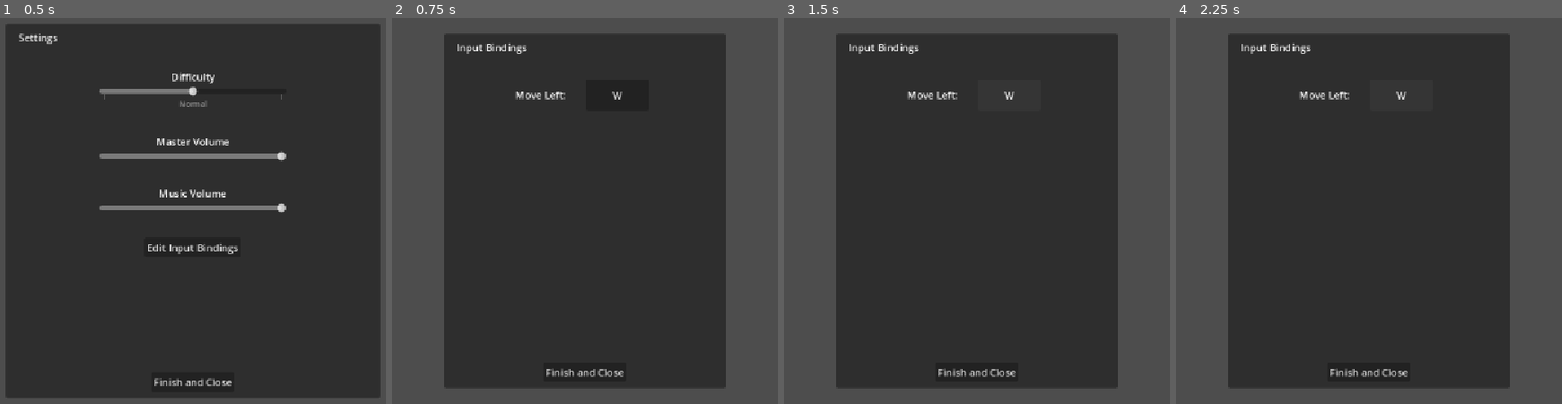
Above: before the commit, frames 1-4 (left to right).
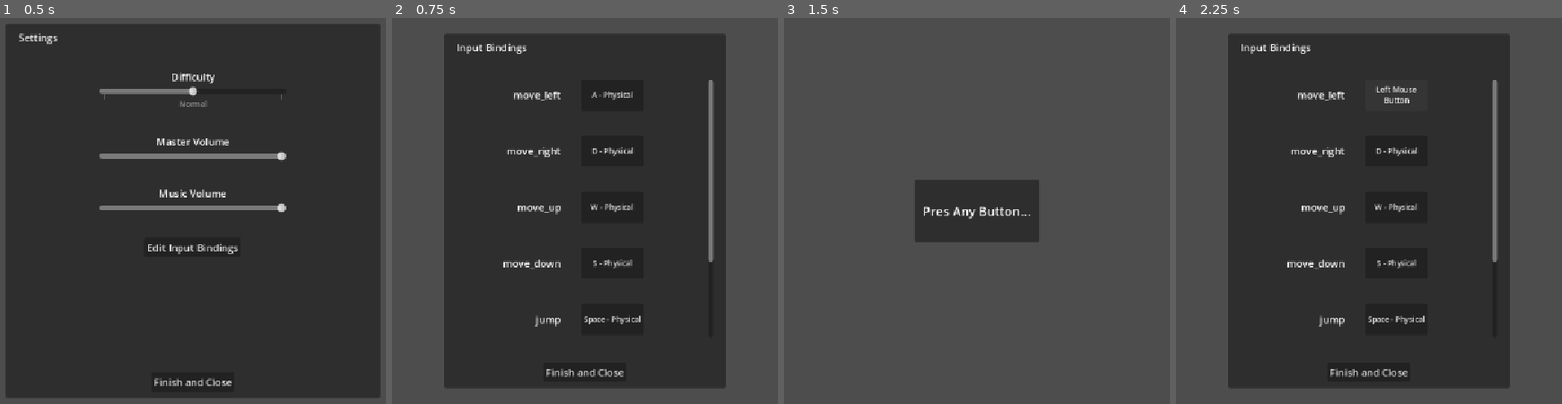
Above: after the commit, the same moments.

Repository: coco4332/Week6-Accessibility
Game: Godot game, scene res://obj/ui/menu_setttings.tscn
Same seed, same stepped clock (60 frames per second), same inputs: the game is played once before the commit and once after it. The project has no main scene, so this scene is started directly.
Inputs (mouse positions are in pixels of both pictures, inside the frame that each line leads up to):
- Up to frame 1 (0.5 s): no input
- Up to frame 2 (0.75 s): click "Edit Input Bindings" at 0.5 s
- Up to frame 3 (1.5 s): click (1007, 95) at 1.25 s, where only the run before the commit has a clickable "W"
- Up to frame 4 (2.25 s): click (1399, 95) at 2 s, where only the run before the commit has a clickable "W"

Frame 1 is identical in both runs. In frame 2, 2.0% of the frame differs, in the area x 28-84%, y 16-80%; in frame 3, 60%, in the area x 13-87%, y 4-96%; in frame 4, 2.1%.

Commit message:
implement key rebinding

Diff:
--- a/week-6-accessibility/obj/ui/menu_setttings.tscn
+++ b/week-6-accessibility/obj/ui/menu_setttings.tscn
@@ -3,7 +3,9 @@
 [ext_resource type="Script" uid="uid://dw0kgujospif6" path="res://src/ui/difficulty_label.gd" id="1_ce0xg"]
 [ext_resource type="Script" uid="uid://exj6e0kef6un" path="res://src/ui/settings.gd" id="1_jdtyy"]
 [ext_resource type="Script" uid="uid://cy0mxu1j2a6cx" path="res://src/ui/submenu_button.gd" id="3_6kawi"]
-[ext_resource type="Script" uid="uid://cq2qi7hiksda6" path="res://src/ui/menu.gd" id="3_tr161"]
+[ext_resource type="Script" uid="uid://cuni54bwj62qj" path="res://src/ui/input_bindings.gd" id="4_it18t"]
+[ext_resource type="Script" uid="uid://bahllducjarra" path="res://src/ui/input_binding.gd" id="5_2n160"]
+[ext_resource type="Script" uid="uid://cwd3vd4wmih8m" path="res://src/ui/listen_for_input.gd" id="5_it18t"]
 
 [node name="Setttings" type="Control" unique_id=669599504]
 layout_mode = 3
@@ -15,6 +17,7 @@
 
 [node name="Main" type="Control" parent="." unique_id=824564387 node_paths=PackedStringArray("difficulty_slider", "master_vol_slider", "music_vol_slider", "close_button")]
 layout_mode = 1
+anchors_preset = 15
 anchor_right = 1.0
 anchor_bottom = 1.0
 offset_left = 276.0
@@ -140,8 +143,9 @@
 layout_mode = 2
 text = "Finish and Close"
 
-[node name="InputBindings" type="Control" parent="." unique_id=110441634 node_paths=PackedStringArray("close_button")]
-layout_mode = 1
+[node name="InputBindings" type="Control" parent="." unique_id=1215993759 node_paths=PackedStringArray("control_blueprint", "close_button")]
+layout_mode = 1
+anchors_preset = 15
 anchor_right = 1.0
 anchor_bottom = 1.0
 offset_left = 350.0
@@ -150,10 +154,11 @@
 offset_bottom = -40.0
 grow_horizontal = 2
 grow_vertical = 2
-script = ExtResource("3_tr161")
+script = ExtResource("4_it18t")
+control_blueprint = NodePath("Panel/OuterContainer/ScrollContainer/InputControls/Binding")
 close_on_start = true
 close_button = NodePath("Panel/OuterContainer/OuterControls/CloseButton")
-metadata/_custom_type_script = "uid://cq2qi7hiksda6"
+metadata/_custom_type_script = "uid://cuni54bwj62qj"
 
 [node name="Panel" type="Panel" parent="InputBindings" unique_id=1230251625]
 layout_mode = 1
@@ -189,26 +194,39 @@
 size_flags_horizontal = 3
 theme_override_constants/separation = 40
 
-[node name="Binding" type="HBoxContainer" parent="InputBindings/Panel/OuterContainer/ScrollContainer/InputControls" unique_id=1923959136]
+[node name="Binding" type="HBoxContainer" parent="InputBindings/Panel/OuterContainer/ScrollContainer/InputControls" unique_id=480621551 node_paths=PackedStringArray("label", "button")]
 layout_mode = 2
 alignment = 1
+script = ExtResource("5_2n160")
+label = NodePath("Label")
+button = NodePath("InputKey")
+metadata/_custom_type_script = "uid://bahllducjarra"
 
 [node name="Label" type="Label" parent="InputBindings/Panel/OuterContainer/ScrollContainer/InputControls/Binding" unique_id=1837165203]
+custom_maximum_size = Vector2(175, -1)
 layout_mode = 2
 size_flags_horizontal = 3
-text = "Move Left:"
+text = "Move Left"
 horizontal_alignment = 2
+autowrap_mode = 3
 
 [node name="Spacer" type="Control" parent="InputBindings/Panel/OuterContainer/ScrollContainer/InputControls/Binding" unique_id=253517407]
 custom_minimum_size = Vector2(25, 0)
 layout_mode = 2
 
-[node name="InputKey" type="Button" parent="InputBindings/Panel/OuterContainer/ScrollContainer/InputControls/Binding" unique_id=1912637212]
+[node name="InputKey" type="Button" parent="InputBindings/Panel/OuterContainer/ScrollContainer/InputControls/Binding" unique_id=1683931251 node_paths=PackedStringArray("parent_menu", "submenu")]
 custom_minimum_size = Vector2(100, 50)
+custom_maximum_size = Vector2(100, 50)
 layout_mode = 2
 size_flags_horizontal = 4
 size_flags_vertical = 0
+theme_override_font_sizes/font_size = 12
 text = "W"
+autowrap_mode = 3
+script = ExtResource("3_6kawi")
+parent_menu = NodePath("../../../../../..")
+submenu = NodePath("../../../../../../../ListenForInput")
+metadata/_custom_type_script = "uid://cy0mxu1j2a6cx"
 
 [node name="EndSpacer" type="Control" parent="InputBindings/Panel/OuterContainer/ScrollContainer/InputControls/Binding" unique_id=1954276578]
 custom_minimum_size = Vector2(100, 0)
@@ -222,4 +240,42 @@
 layout_mode = 2
 text = "Finish and Close"
 
+[node name="ListenForInput" type="Control" parent="." unique_id=329420070 node_paths=PackedStringArray("parent_menu")]
+layout_mode = 1
+anchors_preset = 15
+anchor_right = 1.0
+anchor_bottom = 1.0
+grow_horizontal = 2
+grow_vertical = 2
+script = ExtResource("5_it18t")
+close_on_start = true
+parent_menu = NodePath(".")
+metadata/_custom_type_script = "uid://cwd3vd4wmih8m"
+
+[node name="Panel" type="Panel" parent="ListenForInput" unique_id=458115479]
+layout_mode = 1
+anchors_preset = -1
+anchor_left = 0.5
+anchor_top = 0.5
+anchor_right = 0.5
+anchor_bottom = 0.5
+offset_left = -100.0
+offset_top = -50.0
+offset_right = 100.0
+offset_bottom = 50.0
+grow_horizontal = 2
+grow_vertical = 2
+
+[node name="Label" type="Label" parent="ListenForInput/Panel" unique_id=1109513899]
+layout_mode = 1
+anchors_preset = 15
+anchor_right = 1.0
+anchor_bottom = 1.0
+grow_horizontal = 2
+grow_vertical = 2
+theme_override_font_sizes/font_size = 20
+text = "Pres Any Button..."
+horizontal_alignment = 1
+vertical_alignment = 1
+
 [connection signal="value_changed" from="Main/Backdrop/OuterContainer/SettingControls/Difficulty/HSlider" to="Main/Backdrop/OuterContainer/SettingControls/Difficulty/Value" method="update_label_text"]
--- a/week-6-accessibility/project.godot
+++ b/week-6-accessibility/project.godot
@@ -23,6 +23,44 @@
 window/stretch/mode="canvas_items"
 window/stretch/aspect="expand"
 
+[input]
+
+move_left={
+"deadzone": 0.2,
+"events": [Object(InputEventKey,"resource_local_to_scene":false,"resource_name":"","device":-1,"window_id":0,"alt_pressed":false,"shift_pressed":false,"ctrl_pressed":false,"meta_pressed":false,"pressed":false,"keycode":0,"physical_keycode":65,"key_label":0,"unicode":97,"location":0,"echo":false,"script":null)
+]
+}
+move_right={
+"deadzone": 0.2,
+"events": [Object(InputEventKey,"resource_local_to_scene":false,"resource_name":"","device":-1,"window_id":0,"alt_pressed":false,"shift_pressed":false,"ctrl_pressed":false,"meta_pressed":false,"pressed":false,"keycode":0,"physical_keycode":68,"key_label":0,"unicode":100,"location":0,"echo":false,"script":null)
+]
+}
+move_up={
+"deadzone": 0.2,
+"events": [Object(InputEventKey,"resource_local_to_scene":false,"resource_name":"","device":-1,"window_id":0,"alt_pressed":false,"shift_pressed":false,"ctrl_pressed":false,"meta_pressed":false,"pressed":false,"keycode":0,"physical_keycode":87,"key_label":0,"unicode":119,"location":0,"echo":false,"script":null)
+]
+}
+move_down={
+"deadzone": 0.2,
+"events": [Object(InputEventKey,"resource_local_to_scene":false,"resource_name":"","device":-1,"window_id":0,"alt_pressed":false,"shift_pressed":false,"ctrl_pressed":false,"meta_pressed":false,"pressed":false,"keycode":0,"physical_keycode":83,"key_label":0,"unicode":115,"location":0,"echo":false,"script":null)
+]
+}
+jump={
+"deadzone": 0.2,
+"events": [Object(InputEventKey,"resource_local_to_scene":false,"resource_name":"","device":-1,"window_id":0,"alt_pressed":false,"shift_pressed":false,"ctrl_pressed":false,"meta_pressed":false,"pressed":false,"keycode":0,"physical_keycode":32,"key_label":0,"unicode":32,"location":0,"echo":false,"script":null)
+]
+}
+attack={
+"deadzone": 0.2,
+"events": [Object(InputEventMouseButton,"resource_local_to_scene":false,"resource_name":"","device":-1,"window_id":0,"alt_pressed":false,"shift_pressed":false,"ctrl_pressed":false,"meta_pressed":false,"button_mask":0,"position":Vector2(0, 0),"global_position":Vector2(0, 0),"factor":1.0,"button_index":1,"canceled":false,"pressed":false,"double_click":false,"script":null)
+]
+}
+interact={
+"deadzone": 0.2,
+"events": [Object(InputEventKey,"resource_local_to_scene":false,"resource_name":"","device":-1,"window_id":0,"alt_pressed":false,"shift_pressed":false,"ctrl_pressed":false,"meta_pressed":false,"pressed":false,"keycode":0,"physical_keycode":69,"key_label":0,"unicode":101,"location":0,"echo":false,"script":null)
+]
+}
+
 [physics]
 
 3d/physics_engine="Jolt Physics"
--- /dev/null
+++ b/week-6-accessibility/src/ui/input_binding.gd
@@ -0,0 +1,18 @@
+class_name InputBinding
+extends HBoxContainer
+
+@export var label: Label = null
+@export var button: SubmenuButton = null
+@export var action: StringName = &""
+
+func _ready() -> void:
+	button.pressed.connect(_on_button_pressed)
+	label.text = action
+	var events = InputMap.action_get_events(action)
+	if events:
+		button.text = events[0].as_text()
+
+func _on_button_pressed() -> void:
+	if button.submenu is ListenForInput:
+		var listen := button.submenu as ListenForInput
+		listen.rebind_action = action
--- /dev/null
+++ b/week-6-accessibility/src/ui/input_bindings.gd
@@ -0,0 +1,25 @@
+class_name InputBindings
+extends Menu
+
+@export var control_blueprint: InputBinding = null
+var control_container: Control = null
+
+func _ready() -> void:
+	super._ready()
+	control_container = control_blueprint.get_parent()
+	control_container.remove_child(control_blueprint)
+	_build_bind_controls()
+
+func _build_bind_controls() -> void:
+	while control_container.get_child_count() > 0:
+		control_container.remove_child(control_container.get_child(0))
+	for action in InputMap.get_actions():
+		if action.begins_with("ui_"): continue
+		var node := control_blueprint.duplicate() as InputBinding
+		node.action = action
+		node.label.text = action
+		control_container.add_child(node)
+
+func open() -> void:
+	_build_bind_controls()
+	super.open()
--- /dev/null
+++ b/week-6-accessibility/src/ui/listen_for_input.gd
@@ -0,0 +1,12 @@
+class_name ListenForInput
+extends Menu
+
+@export var rebind_action: StringName = &""
+
+func _input(event: InputEvent) -> void:
+	if event is InputEventMouseMotion: return
+	if not visible: return
+	InputMap.action_erase_events(rebind_action)
+	InputMap.action_add_event(rebind_action, event)
+	Game.audio_menu_select()
+	previous_menu()
Not shown, added: week-6-accessibility/src/ui/input_binding.gd.uid
Not shown, added: week-6-accessibility/src/ui/input_bindings.gd.uid
Not shown, added: week-6-accessibility/src/ui/listen_for_input.gd.uid
Not shown, added: README.md
